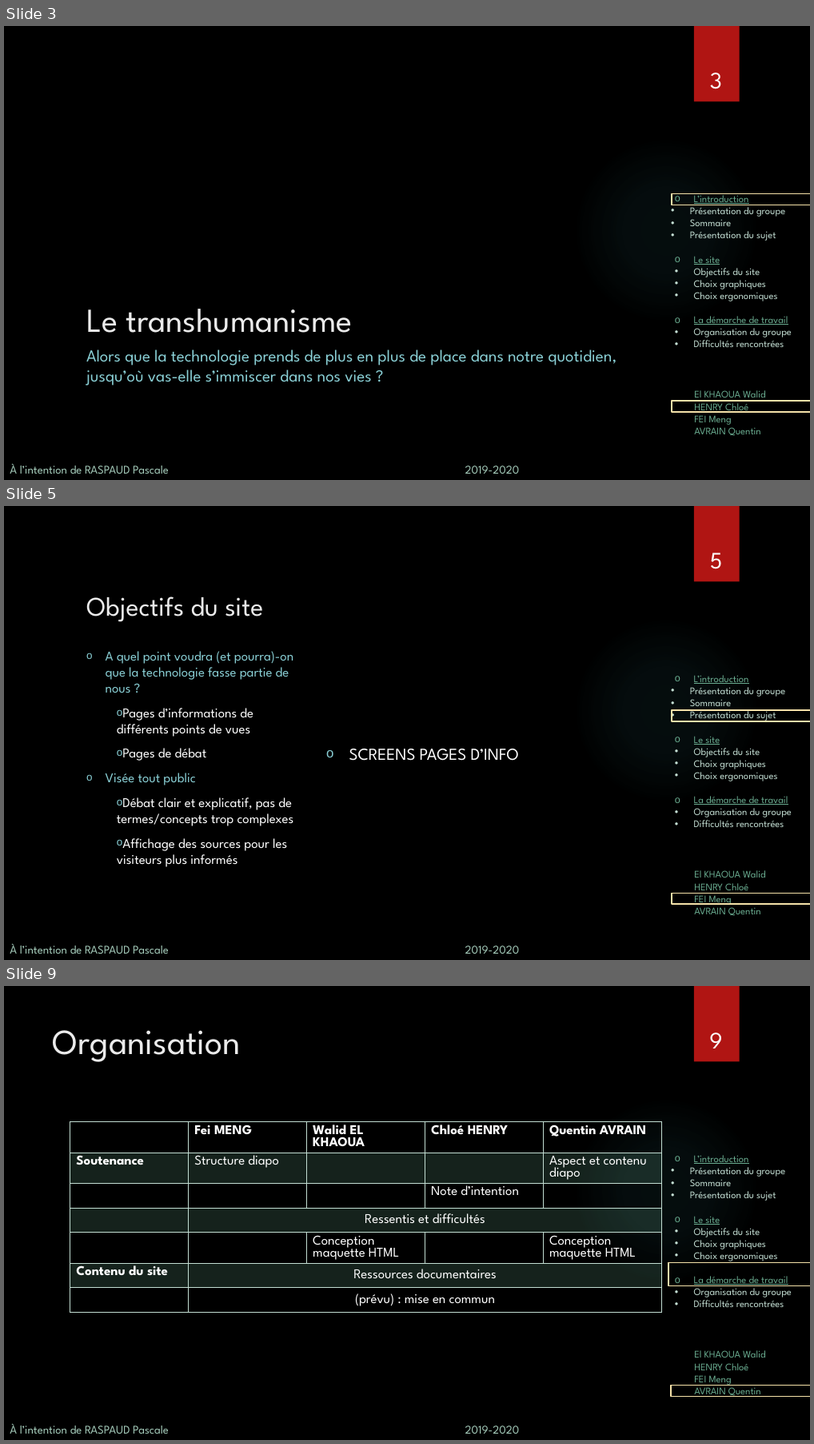
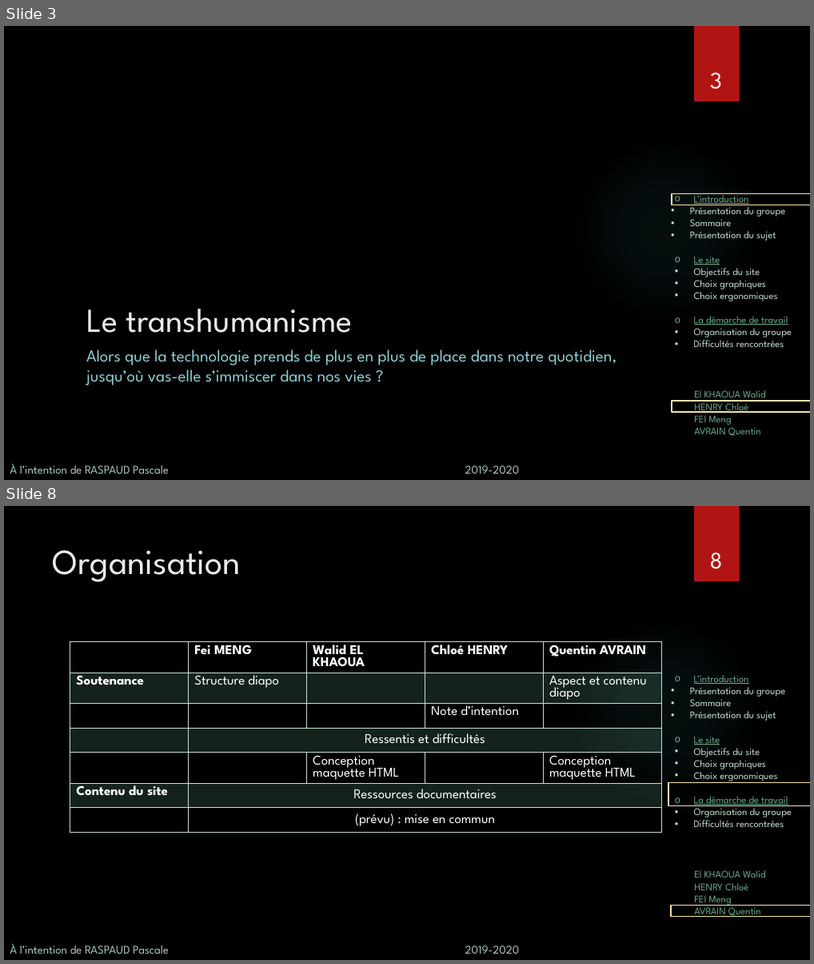
Before and after one commit to wldl/ptut, a slide deck: soutenance/Soutenance.pptx. Shown one above the other, each under a label of ours: slides 3, 5 and 9 before the commit, slides 3 and 8 after it; the slides between them are not shown. The pictures are 814x1444 and 814x964 pixels, drawn with LibreOffice and Linux fonts; fonts in the diff are those of the drawing; background and template pictures are left out. Boxes give left, top, right and bottom in pixels: in the first picture for what was removed or moved away, otherwise in the second. Text is boxed around its words. In the diff, an @@ line names an element or a change of style, - is before the commit and + after.

```diff
--- a/soutenance/Soutenance.pptx
+++ b/soutenance/Soutenance.pptx
@@ slide 5 removed at [4, 506, 810, 960], background picture (left out); not listed: 5 template elements that a slide beside it also shows @@
@@ page number removed at [710, 552, 722, 569] @@
-5
@@ title removed at [86, 596, 263, 622] @@
-Objectifs du site
@@ text removed at [106, 651, 294, 867] @@
-o A quel point voudra (et pourra)-on que la technologie fasse partie de nous ?
-  o Pages d’informations de différents points de vues
-  o Pages de débat
-o Visée tout public
-  o Débat clair et explicatif, pas de termes/concepts trop complexes
-  o Affichage des sources pour les visiteurs plus informés
@@ rectangle removed at [673, 710, 810, 720] @@
@@ text removed at [350, 748, 519, 760] @@
-o SCREENS PAGES D’INFO
@@ rectangle removed at [673, 892, 810, 904] @@
@@ what was slide 9 is now slide 8 @@
@@ page number at [710, 552, 723, 569]: text changed @@
-9
+8
```
Also in this commit, not shown: 4 slides changed, 1 slide added, 1 other slide removed, 4 other files.
